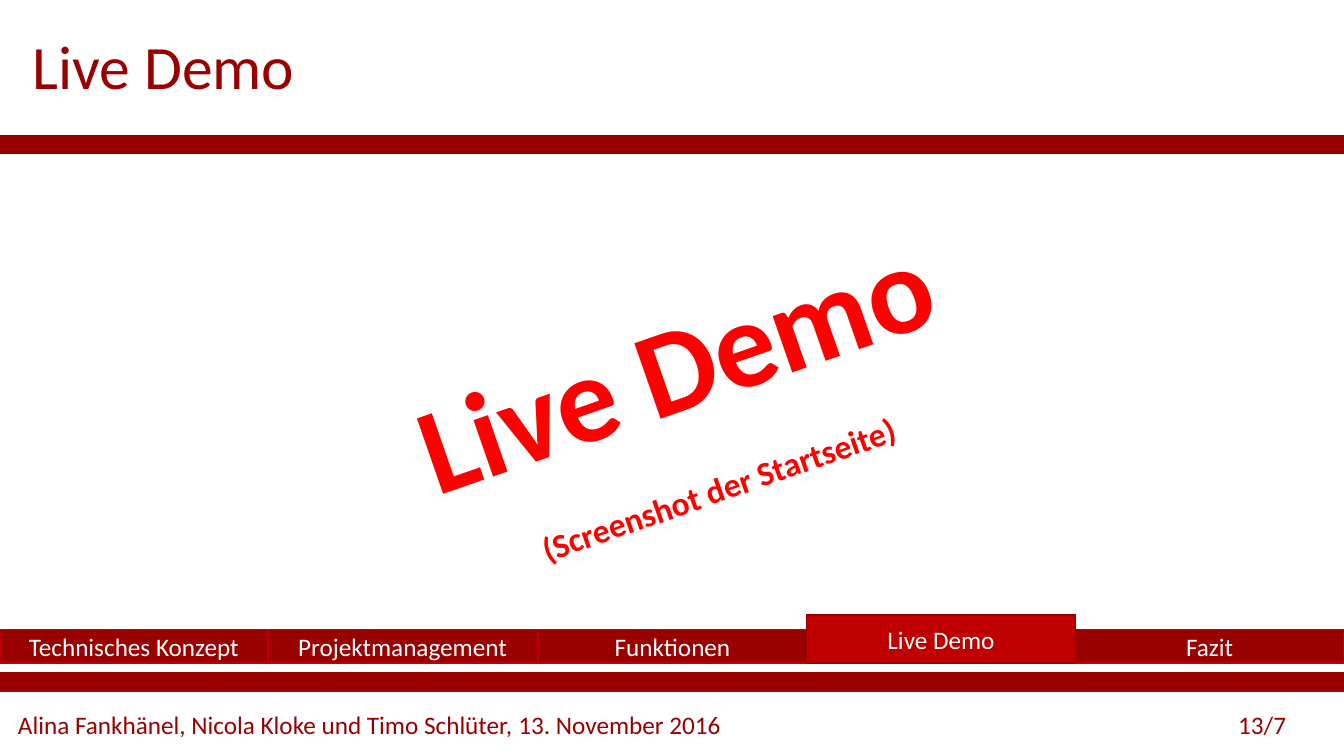
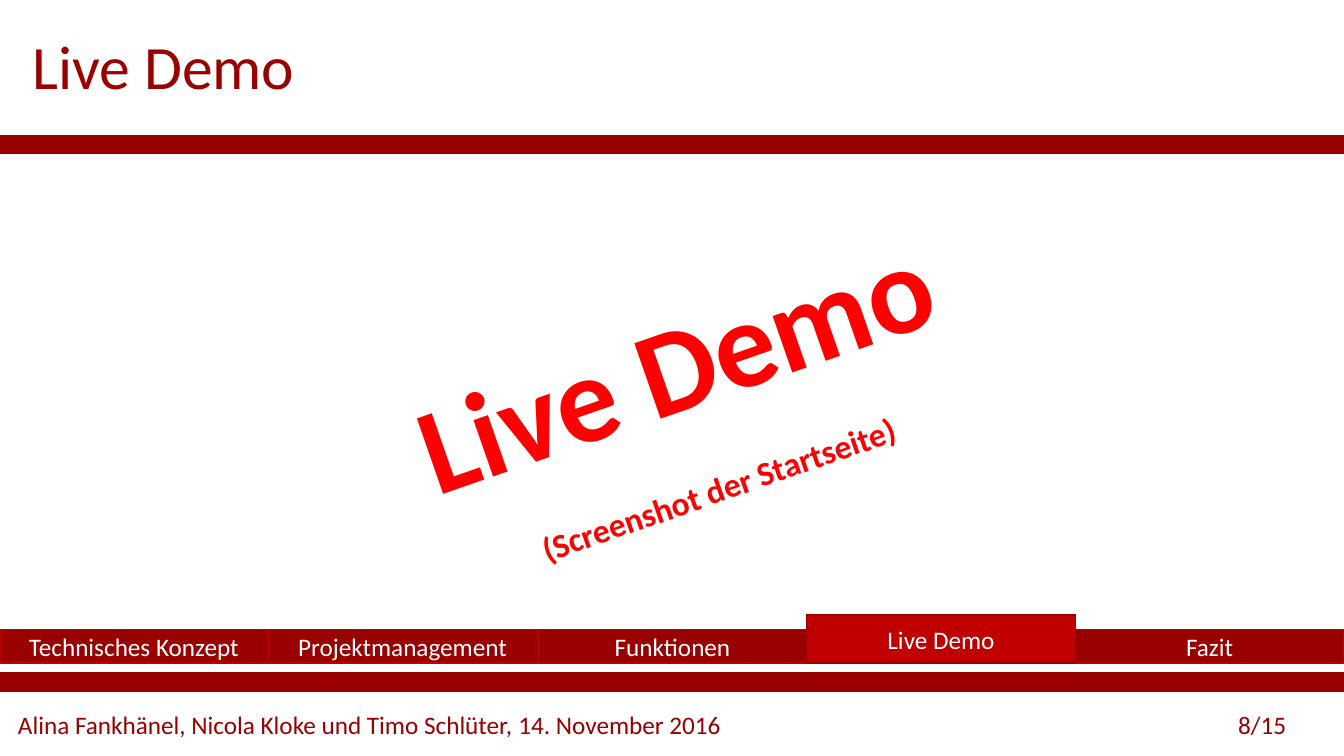
Before and after one commit to Festiva-Team/festiva_documents, a slide deck: slide 8 of Abschlusspräsentation-Festiva.pptx (slide 13 before the commit). Drawn at 1344x756 pixels with LibreOffice and Linux fonts; fonts in the diff are those of the drawing; background and template pictures are left out. Boxes give left, top, right and bottom in pixels: in the first picture for what was removed or moved away, otherwise in the second. Text is boxed around its words. In the diff, an @@ line names an element or a change of style, - is before the commit and + after.

```diff
--- a/Abschlusspräsentation-Festiva.pptx
+++ b/Abschlusspräsentation-Festiva.pptx
@@ text at [18, 716, 720, 737]: text changed @@
-Alina Fankhänel, Nicola Kloke und Timo Schlüter, 13. November 2016
+Alina Fankhänel, Nicola Kloke und Timo Schlüter, 14. November 2016
@@ page number at [1238, 716, 1286, 735]: text changed @@
-13/7
+8/15
```
Also in this commit, not shown: 8 other slides changed, 5 slides removed, 5 other files.
